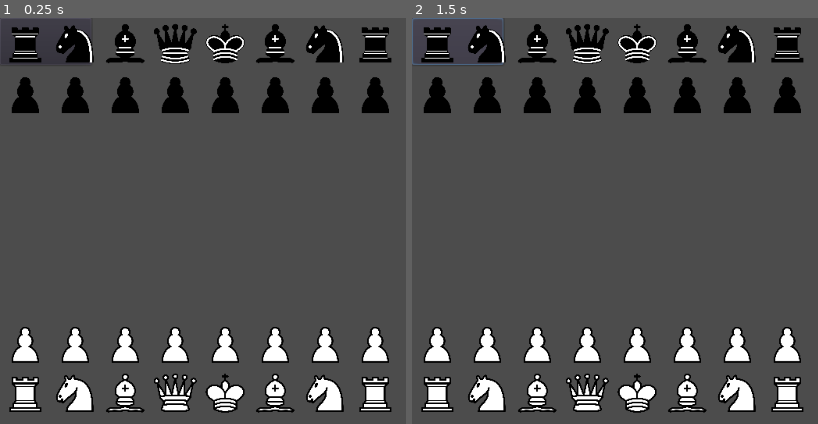
Above: before the commit, frames 1-2 (left to right).
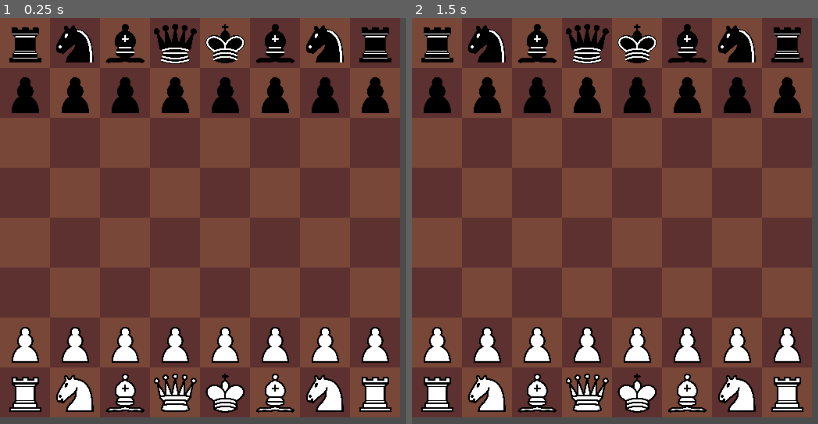
Above: after the commit, the same moments.

Repository: ra314/probabalistic-chess
Game: Godot game, scene res://Board.tscn
The game is run twice, just before and just after one commit, with the same random seed, the same clock (stepped at 60 frames per second) and the same inputs.
Inputs (mouse positions are in pixels of both pictures, inside the frame that each line leads up to):
- Up to frame 1 (0.25 s): no input
- Up to frame 2 (1.5 s): click (456, 42) at 0.5 s; click (456, 42) at 1.25 s

The runs differ from the first frame. In frame 1, 82% of the frame differs, in the area x 0-99%, y 0-99%; in frame 2, 82%.

Commit message:
Added back the tiles.

Diff:
--- a/Board.gd
+++ b/Board.gd
@@ -9,6 +9,7 @@
 func _ready():
 	grid = initialize_empty_grid()
 	intialize_pieces()
+	initialize_background_tiles()
 	$Button.connect("button_up", self, "debug")
 
 func debug():
@@ -16,6 +17,31 @@
 		print(get_piece_from_algebraic_pos(algebraic_pos))
 		for legal_move in get_piece_from_algebraic_pos(algebraic_pos).generate_legal_moves():
 			print(grid_pos_to_algebraic_pos(legal_move))
+
+
+const TILE_DIRECTORY: String = "res://Tile.tscn"
+var Tile = load(TILE_DIRECTORY) as Resource
+var board_offset: Vector2
+export(Color) var tile_color
+export(Color) var tile_color_alternate
+
+func initialize_background_tiles() -> void:
+	var alternate = false
+	for x in range(BOARD_SIZE):
+		for y in range(BOARD_SIZE):
+			var tile = Tile.instance() as Tile
+			tile.init(Vector2(y, x) + board_offset)
+
+			if !alternate:
+				tile.set_color(tile_color)
+			else:
+				tile.set_color(tile_color_alternate)
+
+			alternate = !alternate
+
+			$Tiles.add_child(tile)
+		# Switches the tile color on a new row
+		alternate = !alternate
 
 func initialize_empty_grid() -> Array:
 	grid = []
--- a/Board.tscn
+++ b/Board.tscn
@@ -4,7 +4,11 @@
 
 [node name="Board" type="Node2D"]
 script = ExtResource( 2 )
+tile_color = Color( 0.47451, 0.282353, 0.223529, 1 )
+tile_color_alternate = Color( 0.364706, 0.196078, 0.192157, 1 )
 
 [node name="Button" type="Button" parent="."]
 margin_right = 117.0
 margin_bottom = 60.0
+
+[node name="Tiles" type="Node2D" parent="."]
--- a/Tile.gd
+++ b/Tile.gd
@@ -1,22 +1,17 @@
 extends Node2D
 class_name Tile
 
-export(int) var x
-export(int) var y
-export(int) var size_x = 64
-export(int) var size_y = 64
-export(Color) var color
+var grid_pos: Vector2
+const size := Vector2(64,64)
+var color: Color
 
 # Called when the node enters the scene tree for the first time.
 func _ready():
 	pass # Replace with function body.
 
-func init(x, y) -> void:
-	self.x = x
-	self.y = y
-
-	position.x = size_x * x
-	position.y = size_y * y
+func init(grid_pos) -> void:
+	self.grid_pos = grid_pos
+	position = size*grid_pos
 
 func set_color(color: Color) -> void:
 	self.color = color
